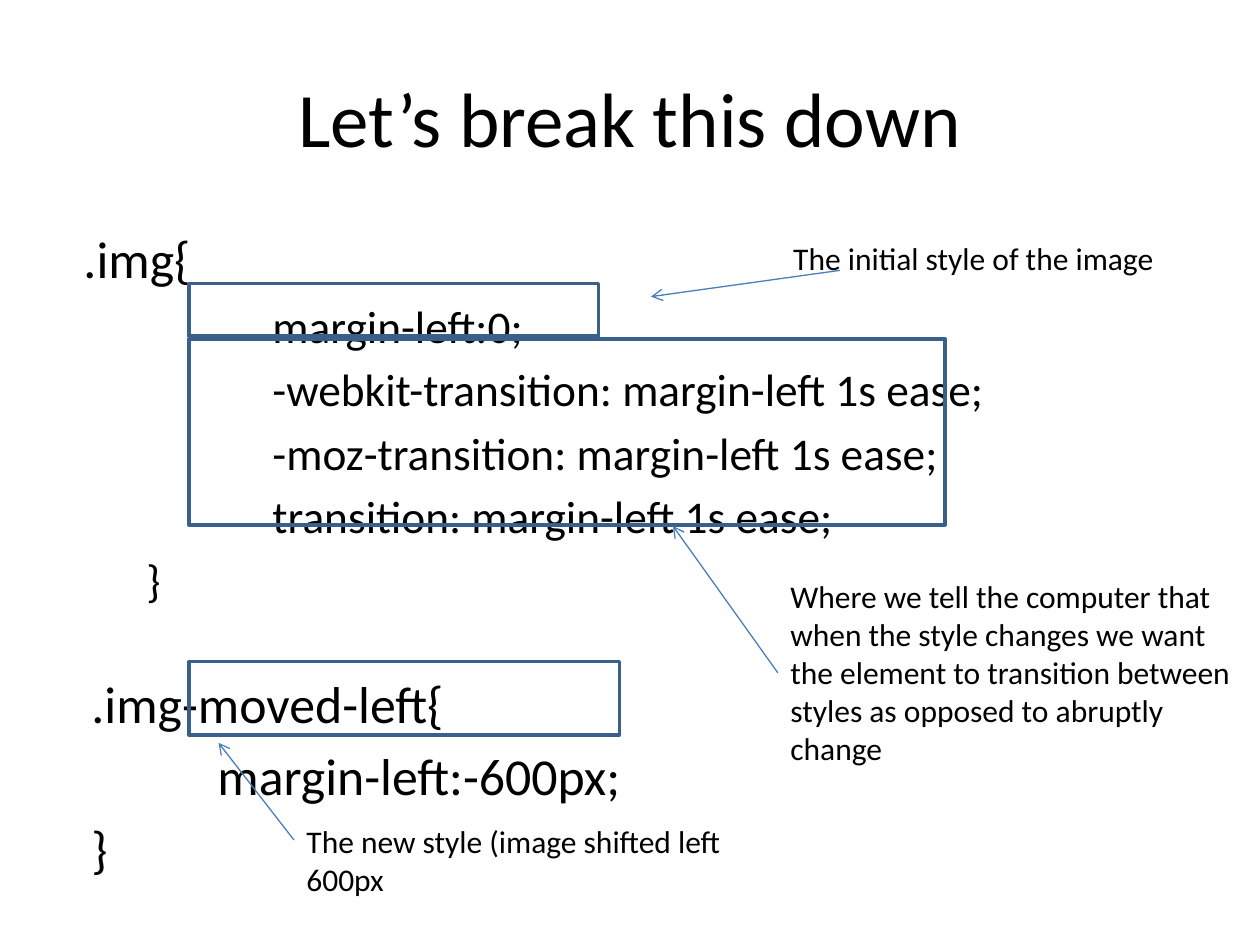
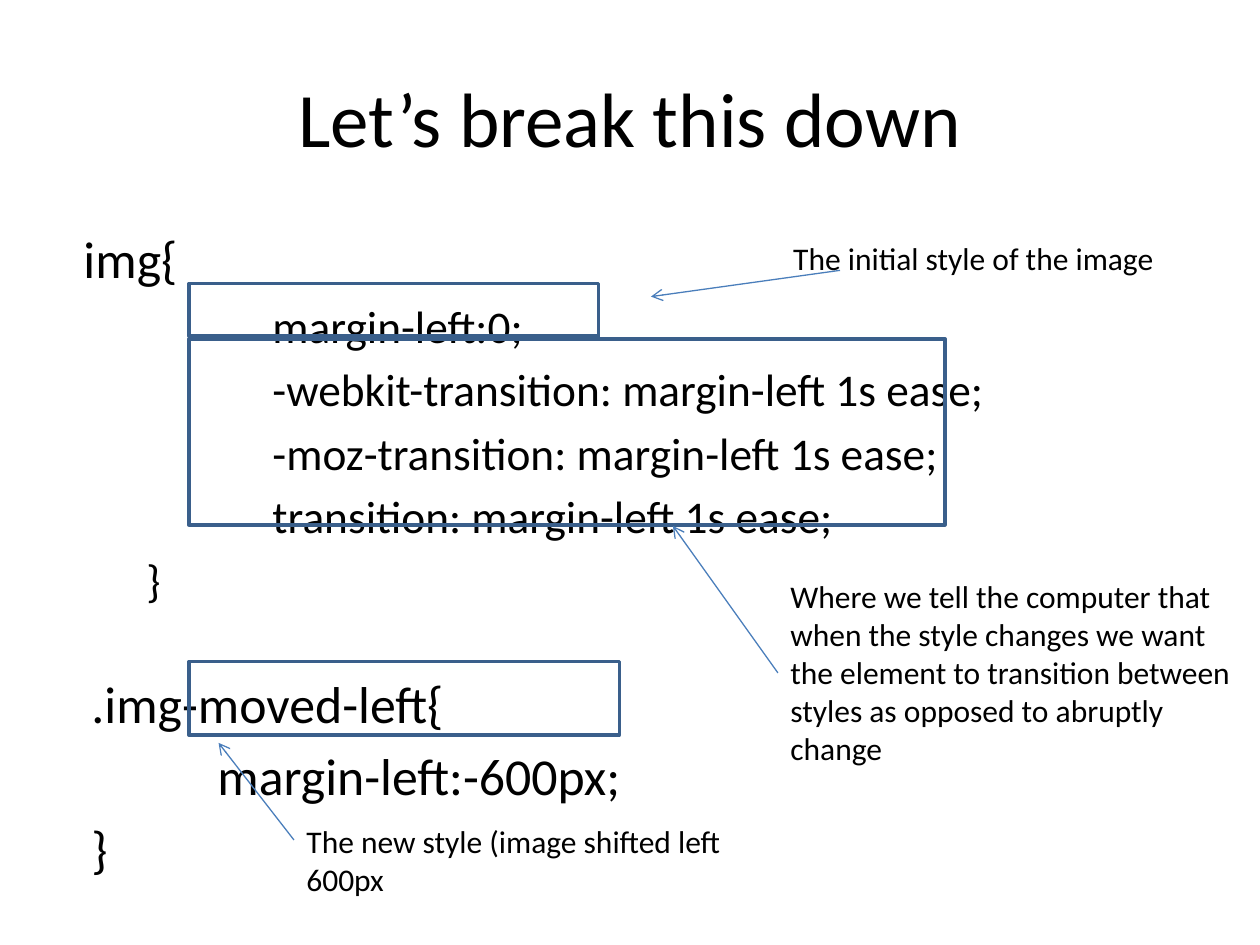
Before and after one commit to HaloZero/FEWD_Curriculum_24, a slide deck: slide 5 of Week_09_Instructor_Choice/18_/slides/Animation.pptx. Drawn at 1260x945 pixels with LibreOffice and Linux fonts; fonts in the diff are those of the drawing. Boxes give left, top, right and bottom in pixels: in the first picture for what was removed or moved away, otherwise in the second. Text is boxed around its words. In the diff, an @@ line names an element or a change of style, - is before the commit and + after.

```diff
--- a/Week_09_Instructor_Choice/18_/slides/Animation.pptx
+++ b/Week_09_Instructor_Choice/18_/slides/Animation.pptx
@@ text at (83,240,177,287): text changed @@
-.img{
+img{
```
Also in this commit, not shown: 2 other slides changed, 8 other files.
